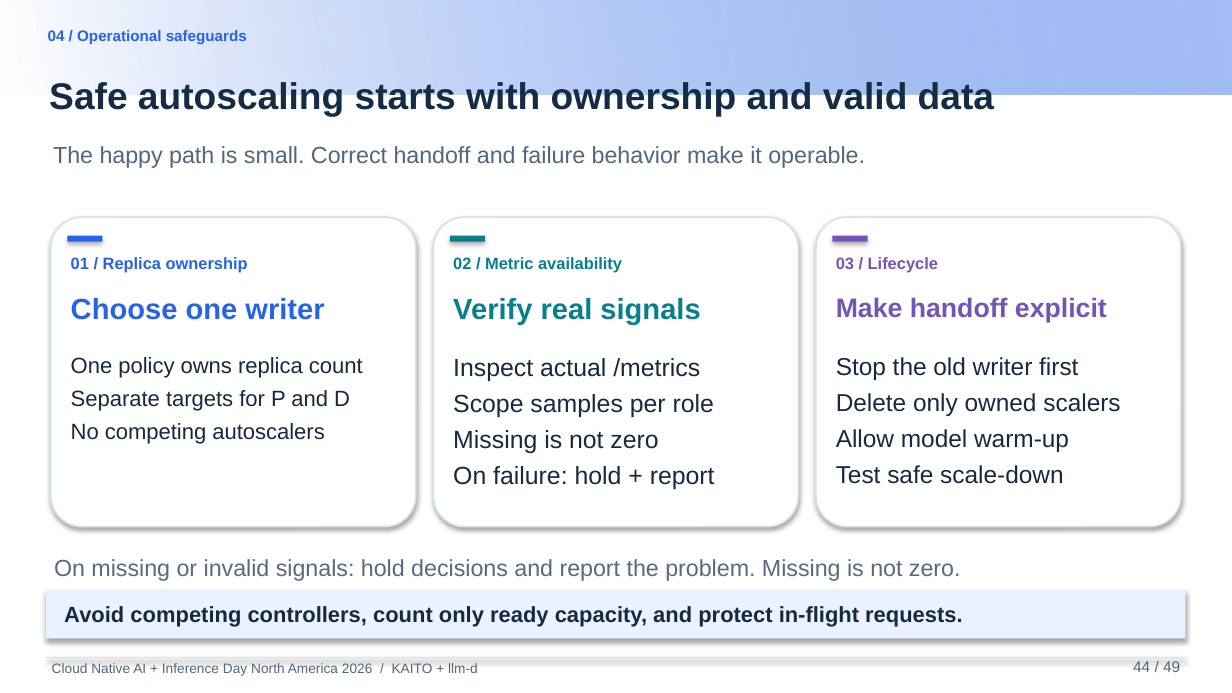
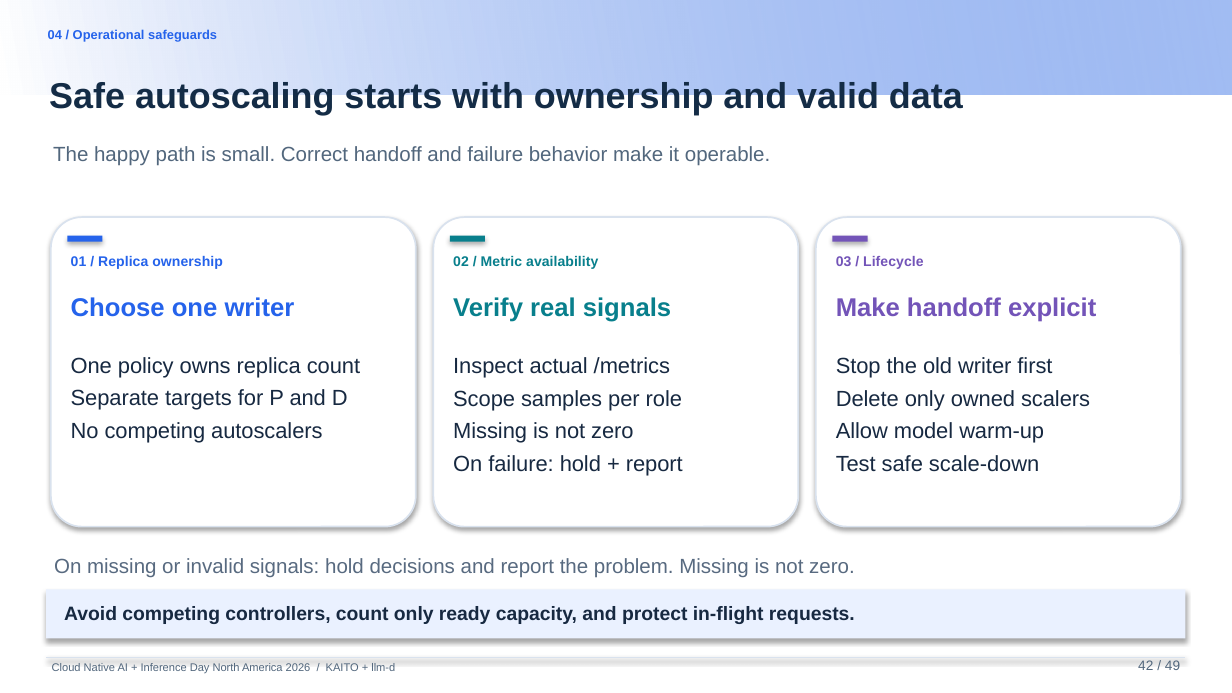
Before and after one commit to andyzhangx/demo, a slide deck: slide 42 of llm/pd-disaggregation/kubecon-na-2026-pd-disaggregation-kaito-llmd.pptx (slide 44 before the commit). Drawn at 1232x693 pixels with LibreOffice and Linux fonts; fonts in the diff are those of the drawing; background and template pictures are left out. Boxes give left, top, right and bottom in pixels: in the first picture for what was removed or moved away, otherwise in the second. Text is boxed around its words. In the diff, an @@ line names an element or a change of style, - is before the commit and + after.

```diff
--- a/llm/pd-disaggregation/kubecon-na-2026-pd-disaggregation-kaito-llmd.pptx
+++ b/llm/pd-disaggregation/kubecon-na-2026-pd-disaggregation-kaito-llmd.pptx
@@ text "04 / Operational safeguards" at bbox=[48, 29, 217, 42]: size 8.9 to 7.5 pt @@
@@ text "Safe autoscaling starts with ownership ..." at bbox=[49, 82, 963, 115]: size 21.7 to 21 pt @@
@@ text "The happy path is small. ..." at bbox=[53, 146, 770, 166]: size 13.6 to 12 pt @@
@@ size 9.6 to 8.2 pt in 3 elements at bbox=[71, 256, 223, 269], bbox=[453, 256, 598, 269], bbox=[836, 256, 923, 269] @@
@@ text "Choose one writer" at bbox=[71, 297, 295, 317]: size 17 to 15 pt @@
@@ text "Verify real signals" at bbox=[453, 297, 671, 322]: size 17 to 15 pt @@
@@ text "Make handoff explicit" at bbox=[836, 297, 1096, 322]: size 15.6 to 15 pt @@
@@ text "One policy owns replica count" at bbox=[71, 357, 360, 443]: size 12.9 to 12.8 pt @@
@@ text "Inspect actual /metrics" at bbox=[453, 357, 683, 475]: size 14.5 to 12.8 pt @@
@@ text "Stop the old writer first" at bbox=[836, 357, 1090, 472]: size 14.3 to 12.8 pt @@
@@ text "On missing or invalid signals: ..." at bbox=[54, 558, 855, 578]: size 13.6 to 12 pt @@
@@ text "Avoid competing controllers, count only ..." at bbox=[64, 606, 855, 624]: size 12.8 to 11.2 pt @@
@@ text "Cloud Native AI + Inference ..." at bbox=[52, 663, 395, 673]: size 8 to 6.5 pt @@
@@ text at bbox=[1138, 660, 1180, 670]: text changed; size 9 to 8 pt @@
-44 / 49
+42 / 49
```
Also in this commit, not shown: 45 other slides changed, 2 slides added, 2 slides removed.
